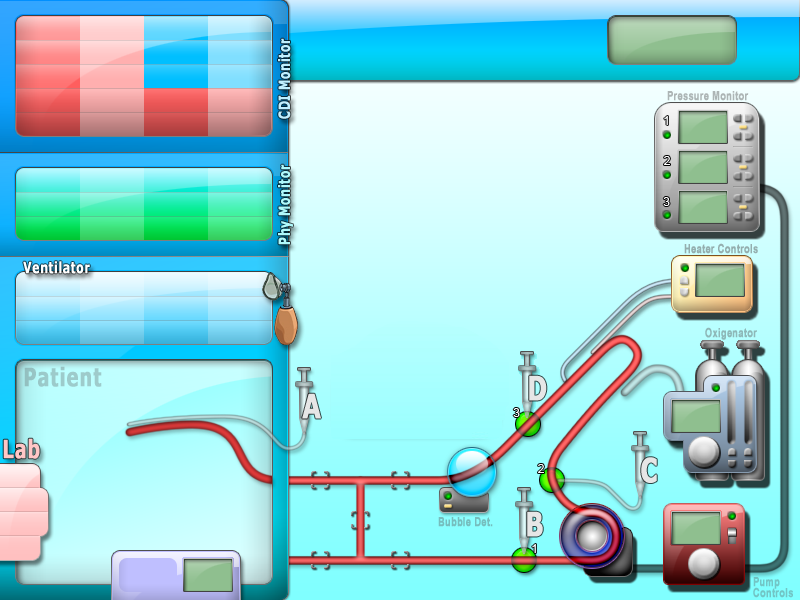
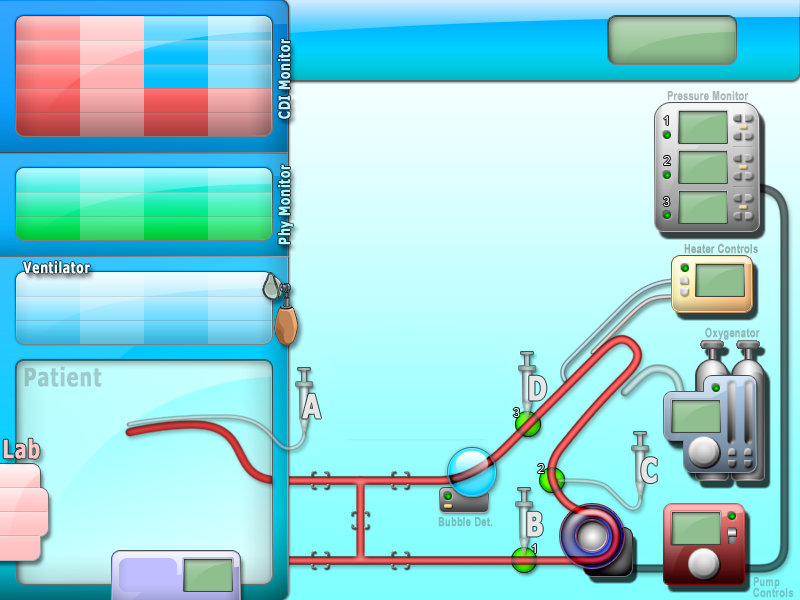
Layer changes from the first 800x600 image to the second:
renamed "Oxigenator" to "Oxygenator", painted on it over <box>718,328,760,340</box>
